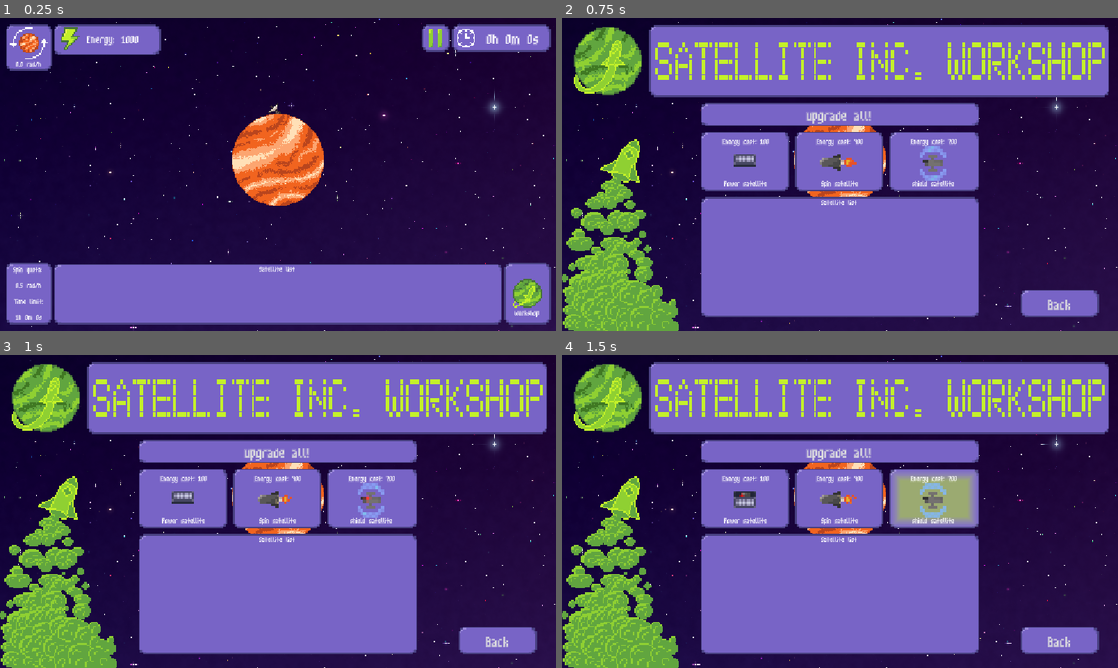
Above: before the commit, frames 1-4 (two rows, left to right).
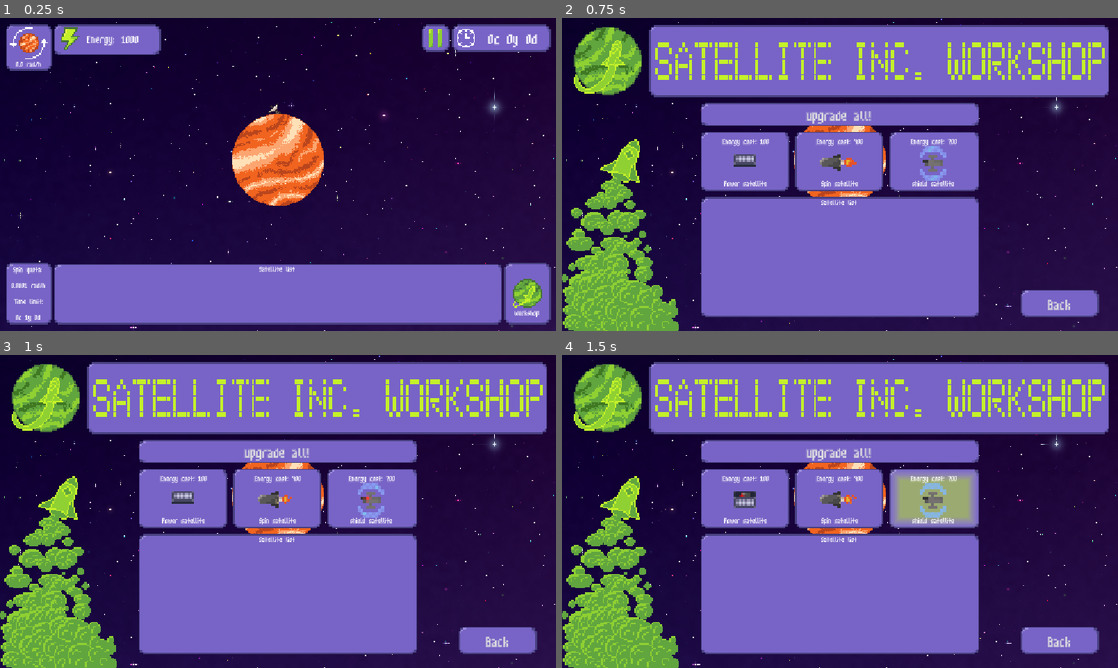
Above: after the commit, the same moments.

Repository: SpookyPlagueDoc777/Orbit-game
Game: Godot game, scene res://Scenes/Game/main_node.tscn
Two runs of this game, one before a commit and one after it. Both use one fixed random seed, a clock stepped at 60 frames per second and the inputs below.
Inputs (mouse positions are in pixels of both pictures, inside the frame that each line leads up to):
- Up to frame 1 (0.25 s): no input
- Up to frame 2 (0.75 s): click (1090, 293) at 0.5 s
- Up to frame 3 (1 s): no input
- Up to frame 4 (1.5 s): tap Enter at 1.25 s; move the mouse to (962, 495) at 1.27 s; click (962, 495) at 1.42 s

The runs differ from the first frame. In frame 1, 0.3% of the frame differs, in the area x 2-97%, y 5-98%; in frame 2, nothing differs; in frame 3, nothing differs; in frame 4, nothing differs.

Commit message:
Hopefully quota system done

Diff:
--- a/Code/Game/main_node.gd
+++ b/Code/Game/main_node.gd
@@ -14,9 +14,9 @@
 
 
 #timer stuff
-var TimerSeconds: int = 0
-var TimerMinutes: int = 0
-var TimerHours: int = 0
+var TimerDays: int = 0
+var TimerYears: int = 0
+var TimerCenturies: int = 0
 
 func check_quota() -> bool:
 	var check: bool
@@ -27,28 +27,35 @@
 	return check
 
 func check_timer_limit_reached() -> void:
-	if TimerHours >= Global.time_limit_h:
-			if TimerMinutes >= Global.time_limit_m:
-					if TimerSeconds >= Global.time_limit_s and check_quota() == false:
-						game_over.visible = true
-						Engine.time_scale = 0.1
-						game_over_timer.start()
+	if TimerCenturies >= Global.time_limit_c && TimerYears >= Global.time_limit_y && TimerDays >= Global.time_limit_d:
+		check_quota_reached()
+
 
 func check_quota_reached() -> void:
-	if check_quota() == true:
+	if check_quota():
+		Global.quota = randf_range(Global.quota * 1.2, Global.quota * 2)
+		game_won.text = "Quota Reached!\nNew Quota: " + str(snappedf(Global.quota,0.0001))
 		game_won.visible = true
-		Engine.time_scale = 0.1
 		game_won_timer.start()
+		Global.time_limit_y += 1
+		if Global.time_limit_y >= 100:
+			Global.time_limit_y = 0
+			Global.time_limit_c += 1
+	else:
+		game_over.visible = true
+		game_over_timer.start()
+	Engine.time_scale = 0.1
 
 func _on_game_won_timer_timeout() -> void:
 	Engine.time_scale = 1
-	Global.quota = randf_range(Global.spin_speed + 0.001, 2 * Global.quota)
+	game_won.visible = false
 
 
 func _on_game_over_timer_timeout() -> void:
 	Engine.time_scale = 1
 	for i in satellites.get_children():
 		i.queue_free()
+	game_over.visible = false
 	get_tree().reload_current_scene()
 
 
@@ -60,22 +67,21 @@
 func _process(delta: float) -> void:
 #updating lables
 	energy_amount.text = str(round(Global.energy))
-	current_time.text = str(TimerHours) + "h " + str(TimerMinutes) + "m " + str(TimerSeconds) + "s"
-	current_spin_speed.text = str(snappedf(Global.spin_speed, 0.001)) + " rad/h"
+	current_time.text = str(TimerCenturies) + "c " + str(TimerYears) + "y " + str(TimerDays) + "d"
+	current_spin_speed.text = str(snappedf(Global.spin_speed, 0.0001)) + " rad/h"
 	spin_quota.text = str(Global.quota) + " rad/h"
-	time_to_meet_quota.text = str(Global.time_limit_h) + "h " + str(Global.time_limit_m) + "m " + str(Global.time_limit_s) + "s"
+	time_to_meet_quota.text = str(Global.time_limit_c) + "c " + str(Global.time_limit_y) + "y " + str(Global.time_limit_d) + "d"
 
 #timer
 func _on_timer_timeout() -> void:
-	TimerSeconds += 1
-	if TimerSeconds == 60:
-		TimerSeconds = 0
-		TimerMinutes += 1
-	if TimerMinutes == 60:
-		TimerMinutes = 0
-		TimerHours += 1
+	TimerDays += 1
+	if TimerDays >= 365:
+		TimerDays = 0
+		TimerYears += 1
+	if TimerYears == 100:
+		TimerDays = 0
+		TimerCenturies += 1
 	check_timer_limit_reached()
-	check_quota_reached()
 
 
 func _on_pause_button_toggled(toggled_on: bool) -> void:
--- a/Code/Globals/global.gd
+++ b/Code/Globals/global.gd
@@ -8,10 +8,10 @@
 
 var spin_speed: float = 0
 var energy: int = 1000
-var time_limit_h: int = 1
-var time_limit_m: int = 0
-var time_limit_s: int = 0
-var quota: float = 0.5
+var time_limit_c: int = 0
+var time_limit_y: int = 1
+var time_limit_d: int = 0
+var quota: float = 0.0001
 
 
 # Called when the node enters the scene tree for the first time.
--- a/Scenes/UI/game_ui.tscn
+++ b/Scenes/UI/game_ui.tscn
@@ -382,6 +382,7 @@
 label_settings = SubResource("LabelSettings_lb5e2")
 
 [node name="GameOverTimer" type="Timer" parent="GameOver" unique_id=339133672]
+wait_time = 0.5
 one_shot = true
 ignore_time_scale = true
 
@@ -404,7 +405,7 @@
 label_settings = SubResource("LabelSettings_lb5e2")
 
 [node name="GameWonTimer" type="Timer" parent="GameWon" unique_id=1487164128]
-wait_time = 4.0
+wait_time = 0.5
 one_shot = true
 ignore_time_scale = true
 
